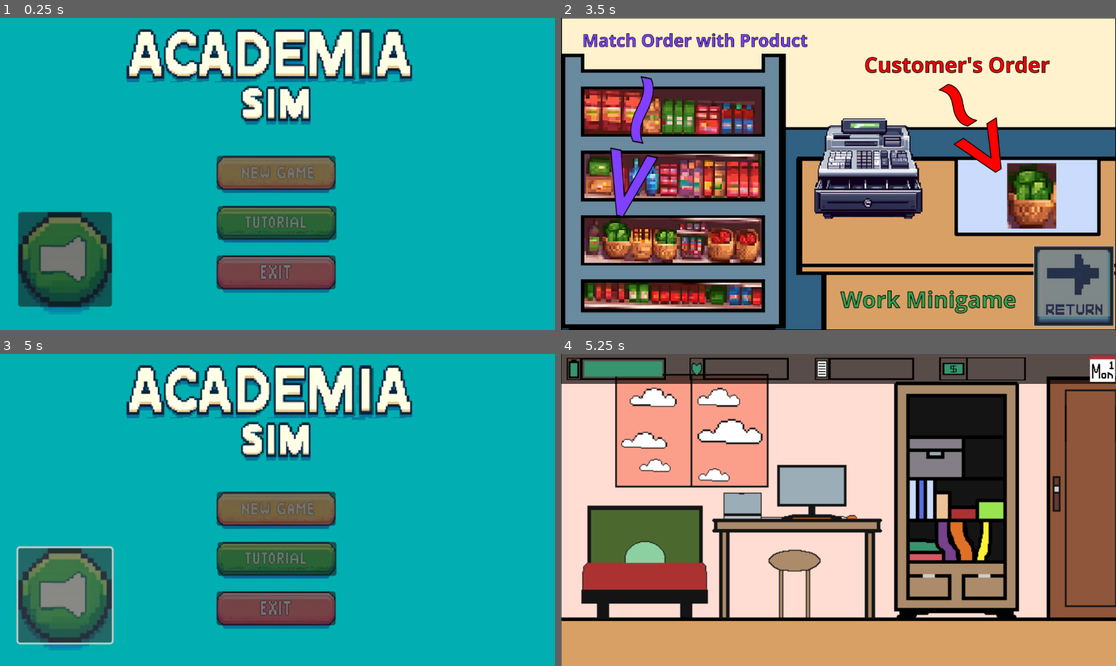
Above: before the commit, frames 1-4 (two rows, left to right).
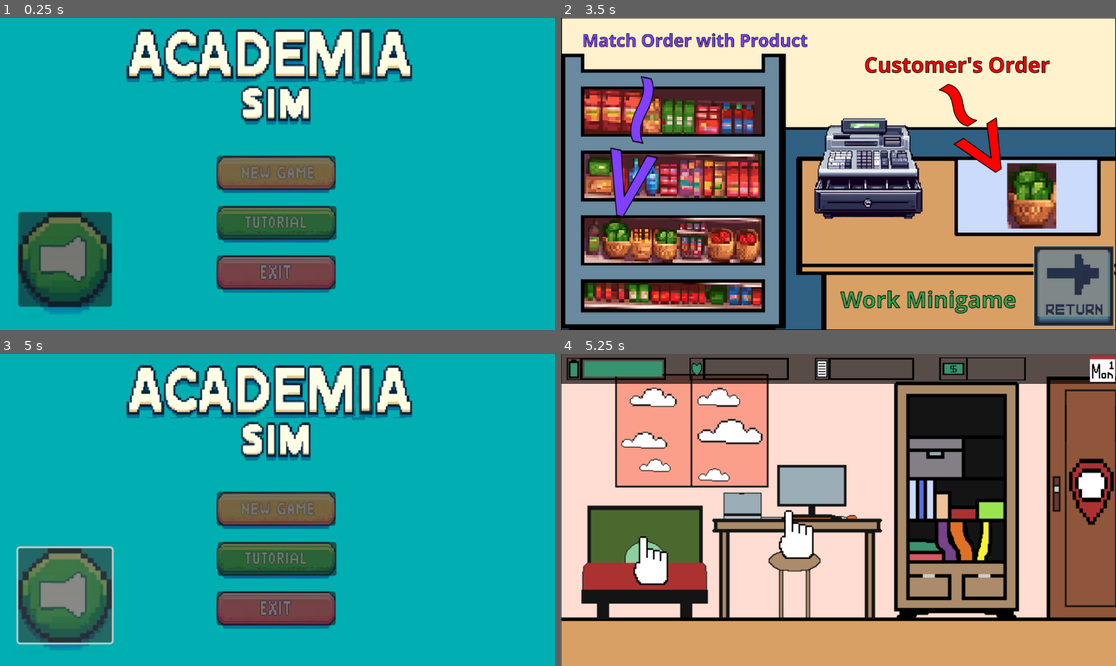
Above: after the commit, the same moments.

Repository: SOOPG/MyFYP
Game: Godot game, scene res://scenes/sceneMainMenu.tscn
The game is run twice, just before and just after one commit, with the same random seed, the same clock (stepped at 60 frames per second) and the same inputs.
Inputs (mouse positions are in pixels of both pictures, inside the frame that each line leads up to):
- Up to frame 1 (0.25 s): no input
- Up to frame 2 (3.5 s): click (838, 223) at 0.5 s; click (1071, 286) at 1.25 s; click (1071, 286) at 2 s; click (1071, 286) at 2.75 s
- Up to frame 3 (5 s): tap Enter at 3.5 s; click (66, 594) at 4.25 s
- Up to frame 4 (5.25 s): click (838, 510) at 5 s

Frames 1-3 are identical in both runs. In frame 4, 2.7% of the frame differs, in the area x 13-100%, y 33-75%.

Commit message:
V0.0.2A
-Organised code of MainMenu from embedded into .gd file
-Added a HomeHandler to handle UI

Diff:
--- a/scenes/sceneHome.tscn
+++ b/scenes/sceneHome.tscn
@@ -1,13 +1,17 @@
-[gd_scene load_steps=7 format=3 uid="uid://5ubmcimyc6ck"]
+[gd_scene load_steps=10 format=3 uid="uid://5ubmcimyc6ck"]
 
 [ext_resource type="Texture2D" uid="uid://dy56vkfeh8245" path="res://assets/scenes/apartment/room_base_time_1.png" id="1_4n0q8"]
+[ext_resource type="Script" path="res://scripts/sceneHomeHandler.gd" id="1_bwsg2"]
 [ext_resource type="Texture2D" uid="uid://nypgqvcwp3ls" path="res://assets/sprites/ui/status_bars/energy/energy_level_100.png" id="2_bpdr4"]
 [ext_resource type="Texture2D" uid="uid://c7edoshb1f4ya" path="res://assets/sprites/ui/status_bars/stress/stress_level_0.png" id="3_jeapt"]
 [ext_resource type="Texture2D" uid="uid://bkw11jqy5yvax" path="res://assets/sprites/ui/status_bars/study/study_level_0.png" id="4_5kesd"]
 [ext_resource type="Texture2D" uid="uid://b6c458echisvw" path="res://assets/sprites/ui/status_bars/calendar/day_1.png" id="5_2nqvh"]
 [ext_resource type="Texture2D" uid="uid://0vjn7bgujolp" path="res://assets/sprites/ui/status_bars/money/money_ui.png" id="5_i600v"]
+[ext_resource type="Texture2D" uid="uid://cmpxf573xnmbm" path="res://assets/sprites/environments/interact_icon.png" id="7_nfmm5"]
+[ext_resource type="Texture2D" uid="uid://bfw1vt15xotws" path="res://assets/sprites/environments/map_icon.png" id="8_b3opd"]
 
 [node name="CanvasLayer" type="CanvasLayer"]
+script = ExtResource("1_bwsg2")
 
 [node name="Sprite2D" type="Sprite2D" parent="."]
 position = Vector2(576.5, 324)
@@ -63,3 +67,42 @@
 position = Vector2(1104, 31)
 scale = Vector2(1.40033, 1.48142)
 texture = ExtResource("5_2nqvh")
+
+[node name="BedControl" type="Control" parent="."]
+layout_mode = 3
+anchors_preset = 0
+offset_left = 42.0
+offset_top = 315.0
+offset_right = 305.0
+offset_bottom = 519.0
+
+[node name="bed_hover" type="Sprite2D" parent="BedControl"]
+position = Vector2(149, 115)
+scale = Vector2(1.5625, 1.65625)
+texture = ExtResource("7_nfmm5")
+
+[node name="StudyControl" type="Control" parent="."]
+layout_mode = 3
+anchors_preset = 0
+offset_left = 337.0
+offset_top = 229.0
+offset_right = 652.0
+offset_bottom = 459.0
+
+[node name="study_hover" type="Sprite2D" parent="StudyControl"]
+position = Vector2(156, 147)
+scale = Vector2(1.5625, 1.65625)
+texture = ExtResource("7_nfmm5")
+
+[node name="DoorControl" type="Control" parent="."]
+layout_mode = 3
+anchors_preset = 0
+offset_left = 1009.0
+offset_top = 63.0
+offset_right = 1152.0
+offset_bottom = 555.0
+
+[node name="door_hover" type="Sprite2D" parent="DoorControl"]
+position = Vector2(92, 222)
+scale = Vector2(1.78125, 2.24219)
+texture = ExtResource("8_b3opd")
--- a/scenes/sceneMainMenu.tscn
+++ b/scenes/sceneMainMenu.tscn
@@ -1,33 +1,10 @@
 [gd_scene load_steps=3 format=3 uid="uid://88avxgw77cs5"]
 
 [ext_resource type="Texture2D" uid="uid://cx5ityv6rqyek" path="res://assets/scenes/menus/main_menu.png" id="1_48mwj"]
-
-[sub_resource type="GDScript" id="GDScript_y15yd"]
-script/source = "extends CanvasLayer
-
-# Called when the node enters the scene tree for the first time.
-func _ready():
-	pass # Replace with function body.
-
-func _on_button_newgame_pressed():
-	# Start game
-	get_tree().change_scene_to_file(\"res://scenes/sceneHome.tscn\")
-
-
-func _on_button_tutorial_pressed():
-	get_tree().change_scene_to_file(\"res://scenes/sceneTutorial.tscn\")
-
-
-func _on_button_exit_pressed():
-	# Close the game
-	get_tree().quit()
-
-func _on_button_volume_pressed():
-	pass # Replace with function body.
-"
+[ext_resource type="Script" path="res://scripts/MainMenu.gd" id="1_b1gfv"]
 
 [node name="CanvasLayer" type="CanvasLayer"]
-script = SubResource("GDScript_y15yd")
+script = ExtResource("1_b1gfv")
 
 [node name="Sprite2D" type="Sprite2D" parent="."]
 position = Vector2(576, 324)
--- a/scripts/MainMenu.gd
+++ b/scripts/MainMenu.gd
@@ -1,11 +1,21 @@
 extends CanvasLayer
-
 
 # Called when the node enters the scene tree for the first time.
 func _ready():
 	pass # Replace with function body.
 
+func _on_button_newgame_pressed():
+	# Start game
+	get_tree().change_scene_to_file("res://scenes/sceneHome.tscn")
 
-# Called every frame. 'delta' is the elapsed time since the previous frame.
-func _process(delta):
-	pass
+
+func _on_button_tutorial_pressed():
+	get_tree().change_scene_to_file("res://scenes/sceneTutorial.tscn")
+
+
+func _on_button_exit_pressed():
+	# Close the game
+	get_tree().quit()
+
+func _on_button_volume_pressed():
+	pass # Replace with function body.
--- /dev/null
+++ b/scripts/sceneHomeHandler.gd
@@ -0,0 +1,11 @@
+extends CanvasLayer
+
+
+# Called when the node enters the scene tree for the first time.
+func _ready():
+	pass # Replace with function body.
+
+
+# Called every frame. 'delta' is the elapsed time since the previous frame.
+func _process(delta):
+	pass
